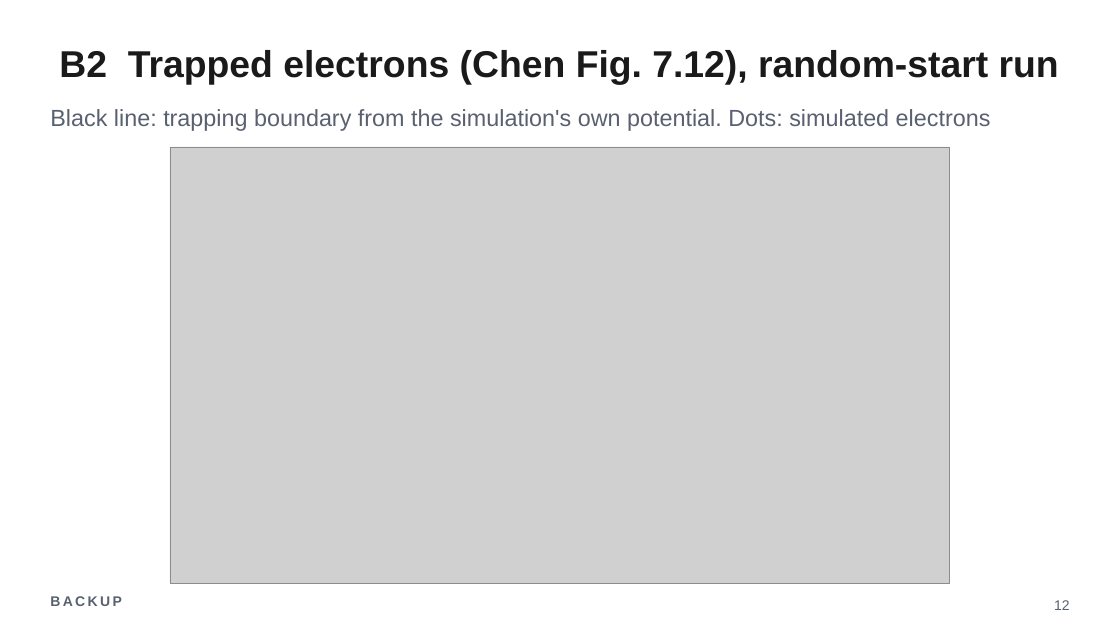
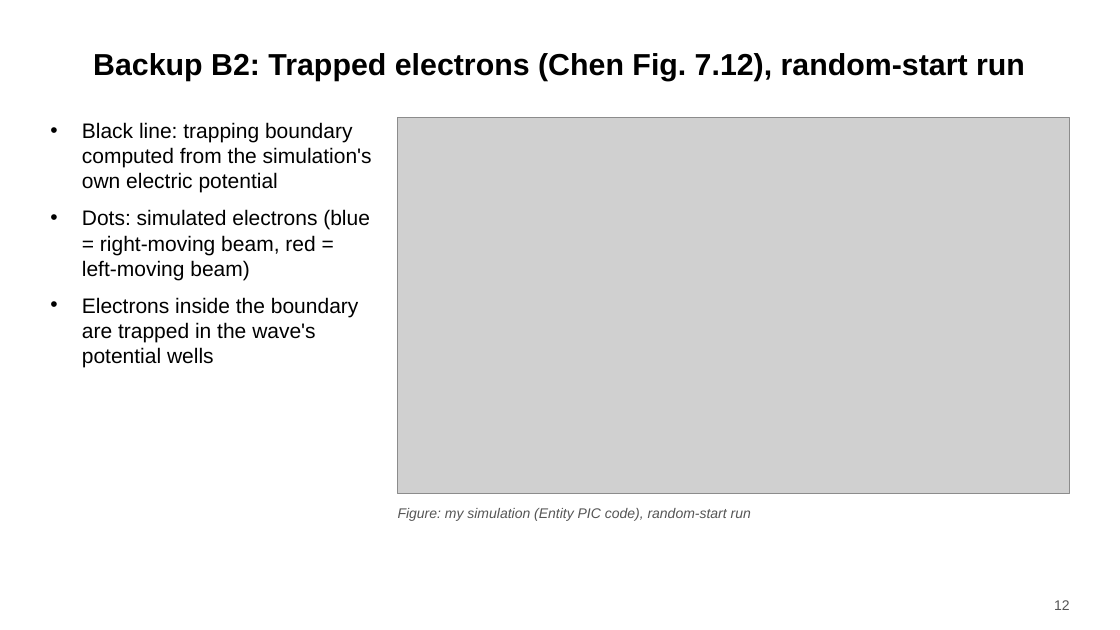
Before and after one commit to harry-wu-28/plasma, a slide deck: slide 12 of twostream/results/talk/twostream_talk.pptx. Drawn at 1120x630 pixels with LibreOffice and Linux fonts; fonts in the diff are those of the drawing; grey boxes stand for pictures. Boxes give left, top, right and bottom in pixels: in the first picture for what was removed or moved away, otherwise in the second. Text is boxed around its words. In the diff, an @@ line names an element or a change of style, - is before the commit and + after.

```diff
--- a/twostream/results/talk/twostream_talk.pptx
+++ b/twostream/results/talk/twostream_talk.pptx
@@ title at <box>93,53,1025,81</box>: text changed; size 32 to 26 pt; text colour #1A1A1A to #000000 @@
-B2 Trapped electrons (Chen Fig. 7.12), random-start run
+Backup B2: Trapped electrons (Chen Fig. 7.12), random-start run
@@ text removed at <box>50,109,991,131</box> @@
-Black line: trapping boundary from the simulation's own potential. Dots: simulated electrons
@@ picture: place and size @@
-picture at <box>170,147,950,584</box>
+picture at <box>397,118,1070,494</box>
@@ text added at <box>82,122,372,368</box>, 18 pt, text #000000 @@
+• Black line: trapping boundary computed from the simulation's own electric potential
+• Dots: simulated electrons (blue = right-moving beam, red = left-moving beam)
+• Electrons inside the boundary are trapped in the wave's potential wells
@@ text added at <box>398,508,751,521</box>, 12 pt, text #555555, italic @@
+Figure: my simulation (Entity PIC code), random-start run
@@ text removed at <box>50,596,121,606</box> @@
-BACKUP
@@ page number at <box>1054,600,1070,610</box>: text colour #596070 to #555555 @@
```
Also in this commit, not shown: 17 other slides changed, 16 other files.
